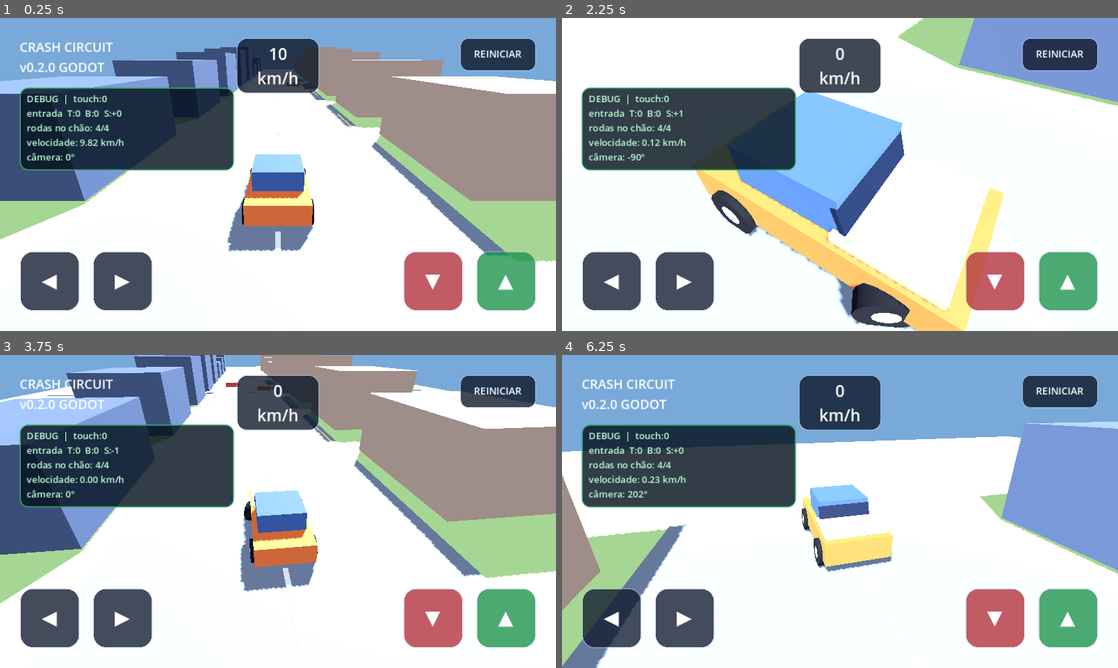
Above: before the commit, frames 1-4 (two rows, left to right).
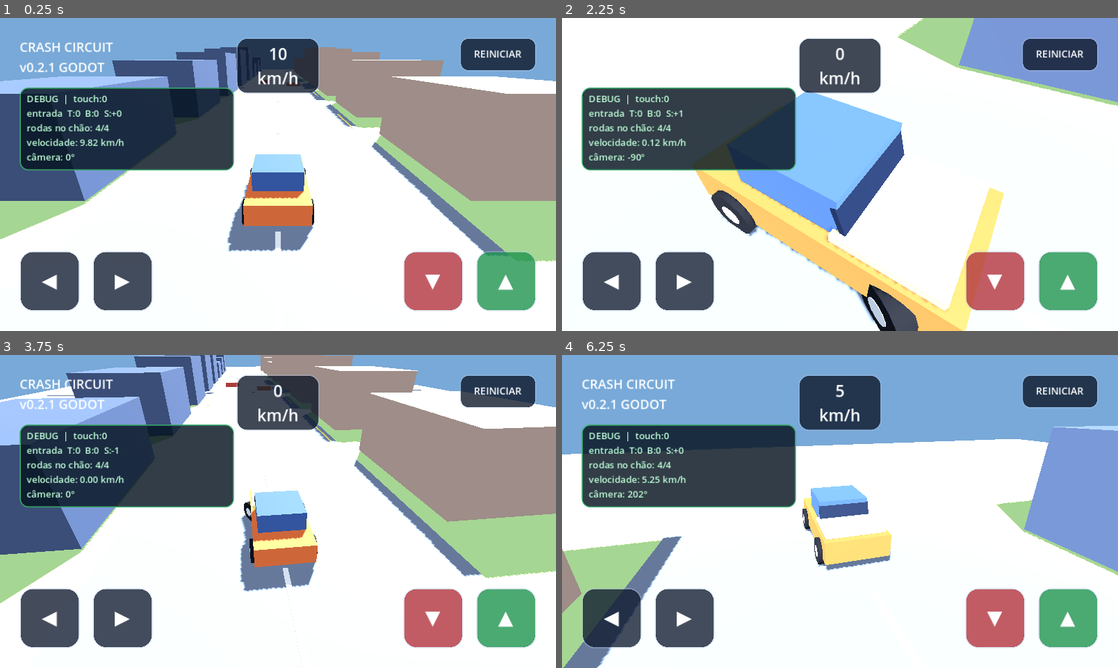
Above: after the commit, the same moments.

Repository: rasuda/Cargame-
Game: Godot game, scene res://scenes/main.tscn
Same seed, same stepped clock (60 frames per second), same inputs: the game is played once before the commit and once after it.
Inputs (mouse positions are in pixels of both pictures, inside the frame that each line leads up to):
- Up to frame 1 (0.25 s): no input
- Up to frame 2 (2.25 s): move the mouse to (962, 158) at 0.52 s; hold D (steer_right) 0.53-1.25 s; tap C (cycle_camera) at 0.6, 2.1 s; click (962, 158) at 0.67 s; drag from (728, 190) to (812, 237) at 1.27 s; move the mouse to (895, 105) at 2.02 s; hold D (steer_right) from 2.03 s (still down)
- Up to frame 3 (3.75 s): release D (steer_right) at 2.75 s; drag from (250, 574) to (111, 464) at 2.77 s; move the mouse to (444, 558) at 3.52 s; hold A (steer_left) from 3.53 s (still down); tap C (cycle_camera) at 3.6 s
- Up to frame 4 (6.25 s): release A (steer_left) at 4.25 s; drag from (673, 464) to (756, 433) at 4.27 s; move the mouse to (867, 511) at 5.02 s; hold S (brake) 5.03-5.75 s; tap C (cycle_camera) at 5.1 s; click (867, 511) at 5.17 s; drag from (756, 433) to (728, 527) at 5.77 s

The runs differ from the first frame. In frame 1, less than 0.1% of the frame differs, in the area x 8-10%, y 14-18%; in frame 2, 1.2%; in frame 3, less than 0.1%; in frame 4, 4.9%, in the area x 0-100%, y 9-100%.

Commit message:
Fix vehicle acceleration and steering direction

Diff:
--- a/scripts/arcade_car.gd
+++ b/scripts/arcade_car.gd
@@ -1,8 +1,8 @@
 class_name ArcadeCar
 extends VehicleBody3D
 
-const MAX_ENGINE_FORCE := 78.0
-const MAX_BRAKE_FORCE := 34.0
+const MAX_ENGINE_FORCE := 1800.0
+const MAX_BRAKE_FORCE := 90.0
 const MAX_STEERING := deg_to_rad(28.0)
 const STEERING_SPEED := 4.5
 
@@ -36,7 +36,8 @@
 
 	engine_force = requested_engine * MAX_ENGINE_FORCE
 	brake = requested_brake * MAX_BRAKE_FORCE
-	steering = move_toward(steering, steering_input * MAX_STEERING, STEERING_SPEED * delta)
+	# VehicleBody3D usa o sinal oposto ao sentido visual dos controles.
+	steering = move_toward(steering, -steering_input * MAX_STEERING, STEERING_SPEED * delta)
 
 	if global_position.y < -8.0 or abs(global_position.x) > 55.0:
 		reset_to_spawn()
--- a/scripts/hud.gd
+++ b/scripts/hud.gd
@@ -1,7 +1,7 @@
 class_name GameHud
 extends Control
 
-const VERSION := "v0.2.0 GODOT"
+const VERSION := "v0.2.1 GODOT"
 
 var title_label: Label
 var speed_label: Label
